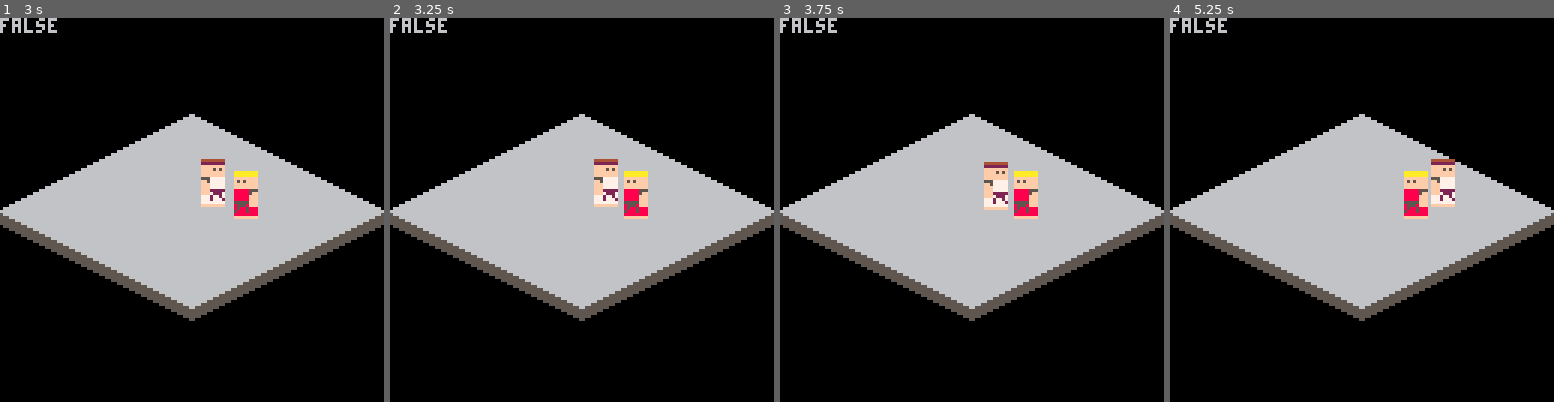
Above: before the commit, frames 1-4 (left to right).
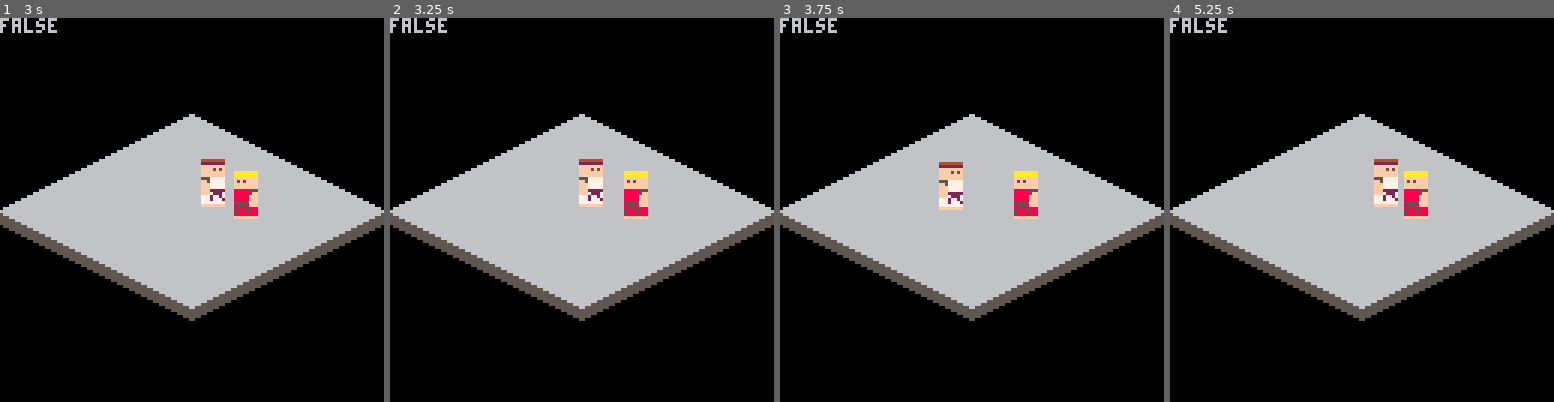
Above: after the commit, the same moments.

Repository: Trifectuh/Fantasy-Console-Projects
Game: PICO-8 cartridge isofight.p8
Same seed, same stepped clock (60 frames per second), same inputs: the game is played once before the commit and once after it.
Inputs:
- Up to frame 1 (3 s): tap X (X key) at 0.33, 1.07, 1.85, 2.97 s; tap O (Z key) at 0.7, 1.7, 2.1, 2.5, 2.9 s; hold Right 1.6-2.1 s; hold Up 2.15-2.42 s; hold Right from 2.47 s (still down)
- Up to frame 2 (3.25 s): release Right at 3.03 s; hold Left from 3.08 s (still down)
- Up to frame 3 (3.75 s): tap O (Z key) at 3.3, 3.7 s; release Left at 3.58 s; hold Down from 3.63 s (still down)
- Up to frame 4 (5.25 s): release Down at 3.97 s; hold Right 4.02-4.68 s; tap X (X key) at 4.08, 5.2 s; tap O (Z key) at 4.1, 4.5, 4.9 s; hold Up 4.73-5.03 s; hold Left from 5.08 s (still down)

Frame 1 is identical in both runs. In frame 2, 1.1% of the frame differs, in the area x 49-60%, y 36-50%; in frame 3, 1.6%, in the area x 41-60%, y 37-50%; in frame 4, 1.6%.

Commit message:
left and y collision working

Diff:
--- a/isofight.p8
+++ b/isofight.p8
@@ -81,7 +81,8 @@
   coly=false
  else coly=true end
 
- if char.x-op.x<=9 then
+ if char.x-op.x<=9
+ and op.x-char.x<=0 then
   coll=true
  else coll=false end
 
